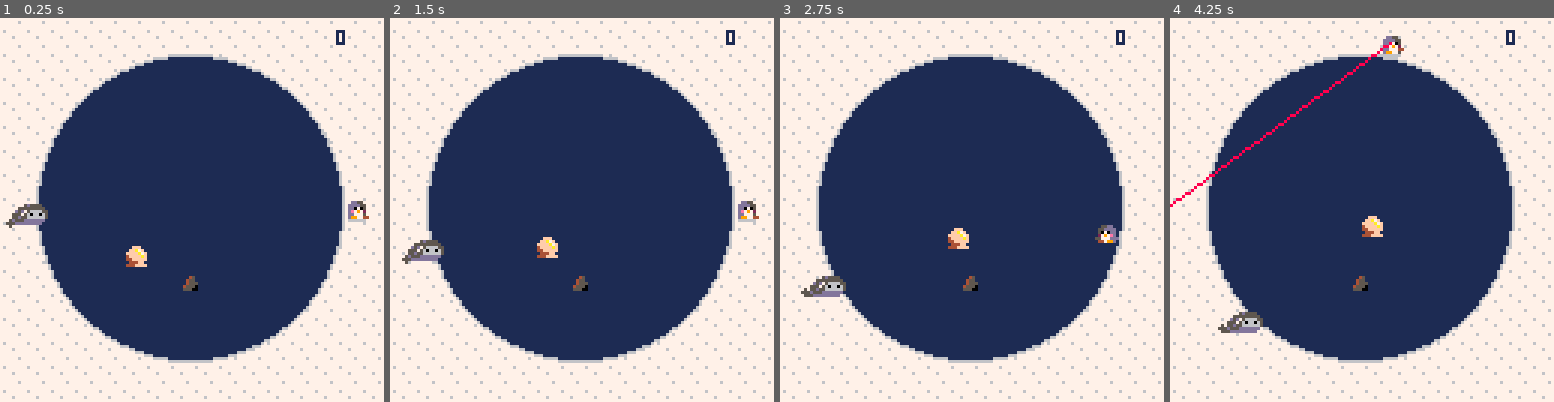
Above: before the commit, frames 1-4 (left to right).
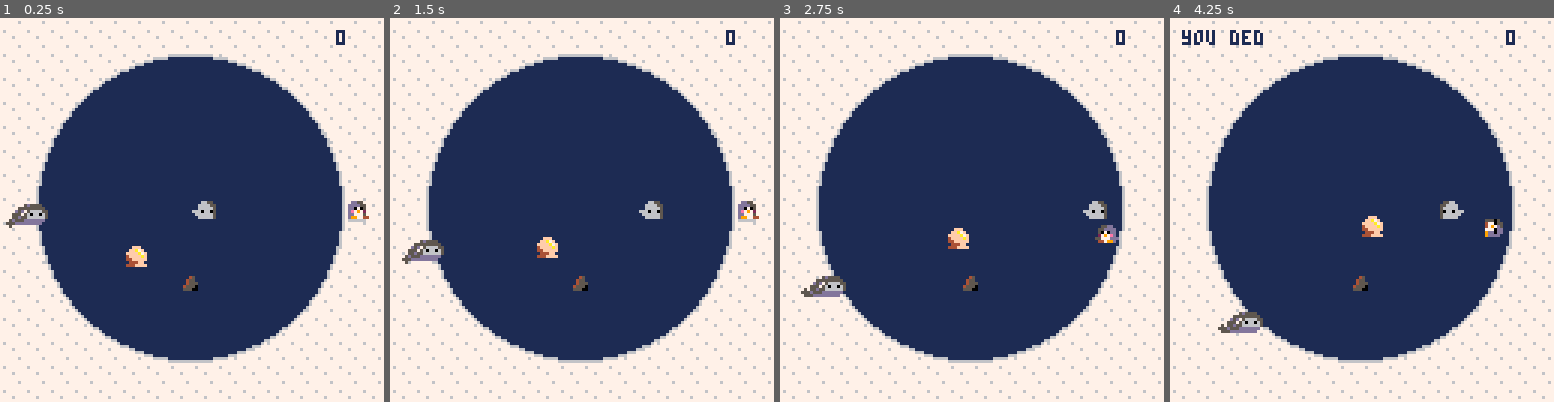
Above: after the commit, the same moments.

Repository: phwebi/loop-n-scoop
Game: PICO-8 cartridge not_frogger.p8
Same seed, same stepped clock (60 frames per second), same inputs: the game is played once before the commit and once after it.
Inputs:
- Up to frame 1 (0.25 s): no input
- Up to frame 2 (1.5 s): tap X (X key) at 0.33, 1.07 s; tap O (Z key) at 0.7 s
- Up to frame 3 (2.75 s): hold Right 1.6-2.1 s; tap O (Z key) at 1.7, 2.1, 2.5 s; tap X (X key) at 1.85 s; hold Up 2.15-2.42 s; hold Right from 2.47 s (still down)
- Up to frame 4 (4.25 s): tap O (Z key) every 0.4 s from 2.9 to 4.1 s; tap X (X key) at 2.97, 4.08 s; release Right at 3.03 s; hold Left 3.08-3.58 s; hold Down 3.63-3.97 s; hold Right from 4.02 s (still down)

The runs differ from the first frame. In frame 1, 0.2% of the frame differs, in the area x 50-57%, y 47-53%; in frame 2, 0.2%; in frame 3, 0.2%; in frame 4, 1.4%, in the area x 0-87%, y 3-58%.

Commit message:
add shark enemy

Diff:
--- a/not_frogger.p8
+++ b/not_frogger.p8
@@ -48,13 +48,14 @@
 pickup_speed = 0.2
 
 -- enemies
-local rock, seal = 0, 1
+local rock, seal, shark = 0, 1, 2
 
 rock_sprite = 49
 seal_anim_wait=10
 seal_sprite_start = 32
 seal_sprite_end = 34
 seal_speed = .001
+shark_sprite = 48
 
 function _init()
   -- draw black pixels
@@ -70,6 +71,7 @@
   add_pickup()
   add_enemy(rock)
   add_enemy(seal)
+  add_enemy(shark)
 end
 
 -- player functions
@@ -175,12 +177,11 @@
 -- enemy functions
 function add_enemy(enemy_type)
   local enemy = {}
-  if enemy_type == rock then
-    enemy.type = rock
+  enemy.type = enemy_type
+  if enemy.type == rock then
     enemy.sprite = rock_sprite
     enemy.x, enemy.y = rand_point_in_circle(circ_orig, circ_orig, circ_r - 8)
-  elseif enemy_type == seal then
-    enemy.type = seal
+  elseif enemy.type == seal then
     enemy.sprite = seal_sprite_start
     enemy.sprite_start = seal_sprite_start
     enemy.sprite_end = seal_sprite_end
@@ -189,6 +190,10 @@
     enemy.h = 1
     enemy.w = 2
     enemy.x, enemy.y = ang_to_pl_coord(0.5)
+  elseif enemy.type == shark then
+    enemy.sprite = shark_sprite
+    enemy.flip = false
+    enemy.x, enemy.y = circ_orig, circ_orig
   end
 
   add(enemies, enemy)
@@ -210,6 +215,18 @@
 
     enemy.x, enemy.y = ang_to_pl_coord(angle)
     enemy.flip = enemy.y < circ_orig
+  elseif enemy.type == shark then
+    x = enemy.x + 0.5
+
+    if enemy.flip then
+      x = enemy.x - 0.5
+    end
+
+    if on_circle(circ_orig, circ_orig, x, enemy.y, circ_r - 3) then
+      enemy.flip = not enemy.flip
+    else
+      enemy.x = x
+    end
   end
 
   animate_enemy(enemy)
